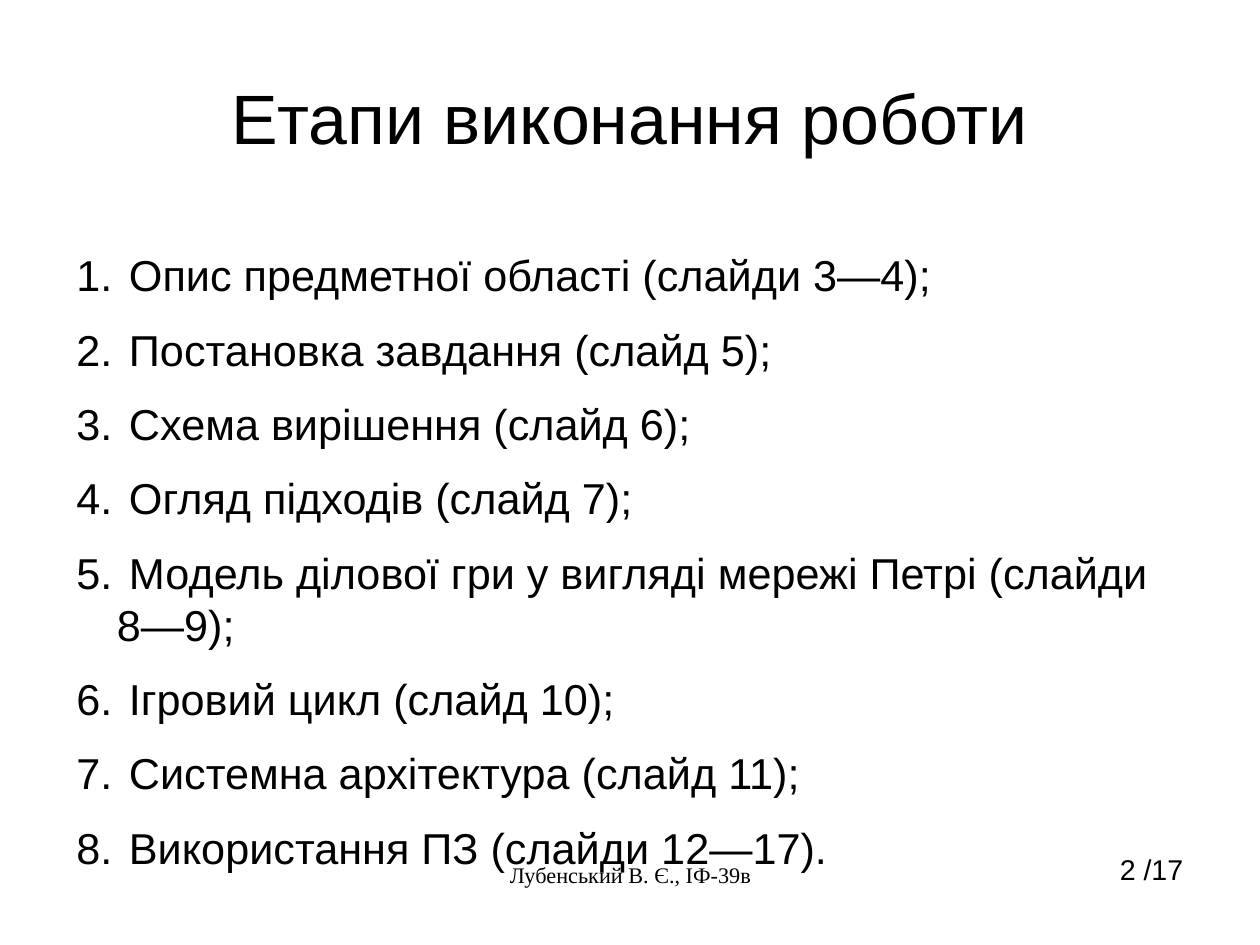
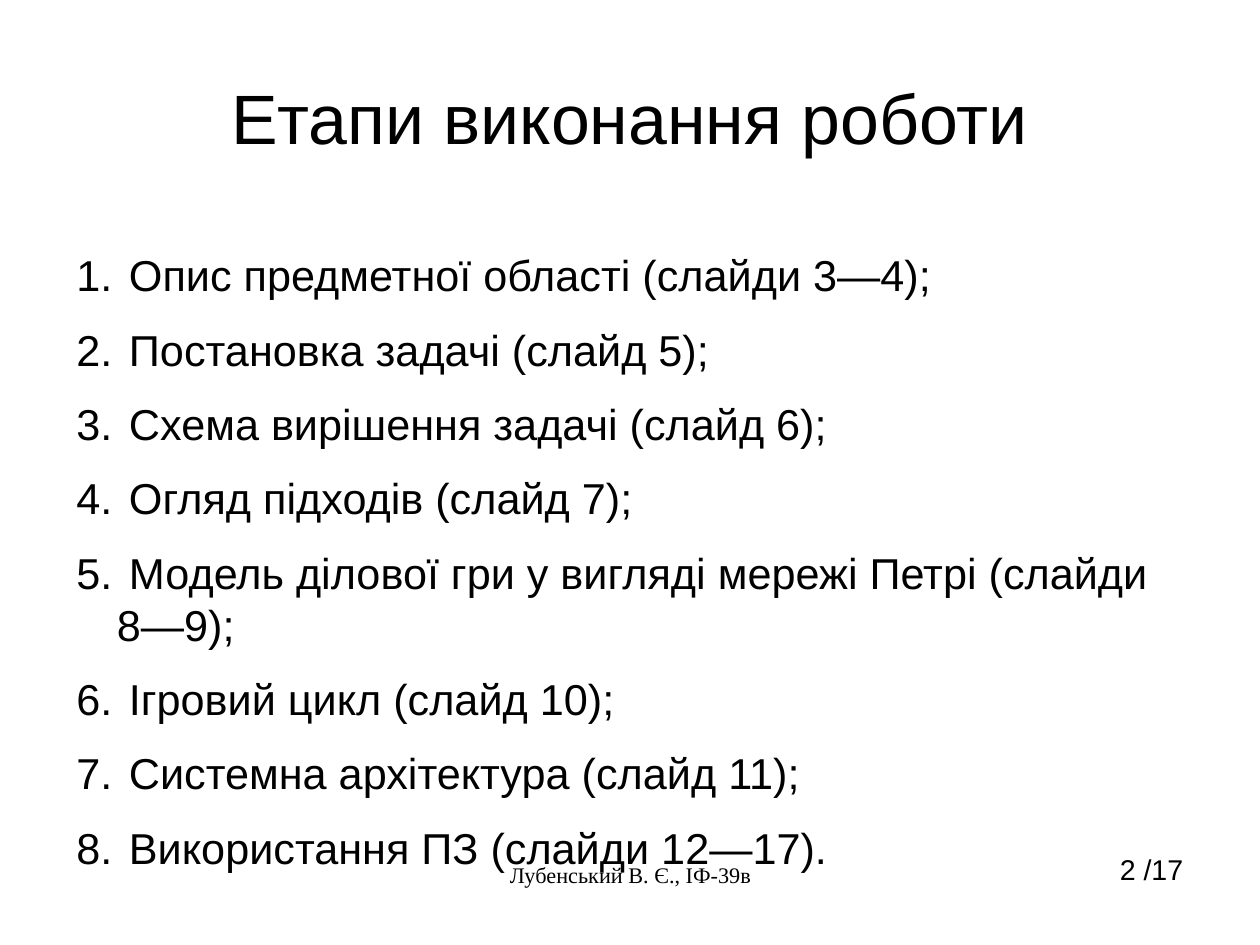
Before and after one commit to Bhanditz/LaTeX-STVUZ-KhPI, a slide deck: slide 2 of lubenskiy.odp. Drawn at 1260x945 pixels with LibreOffice and Linux fonts; fonts in the diff are those of the drawing. Boxes give left, top, right and bottom in pixels: in the first picture for what was removed or moved away, otherwise in the second. Text is boxed around its words. In the diff, an @@ line names an element or a change of style, - is before the commit and + after.

```diff
--- a/lubenskiy.odp
+++ b/lubenskiy.odp
@@ text at box(129, 334, 826, 448): text changed @@
-2. Постановка завдання (слайд 5);
-3. Схема вирішення (слайд 6);
+2. Постановка задачі (слайд 5);
+3. Схема вирішення задачі (слайд 6);
```
Also in this commit, not shown: 3 other slides changed, 7 other files.
